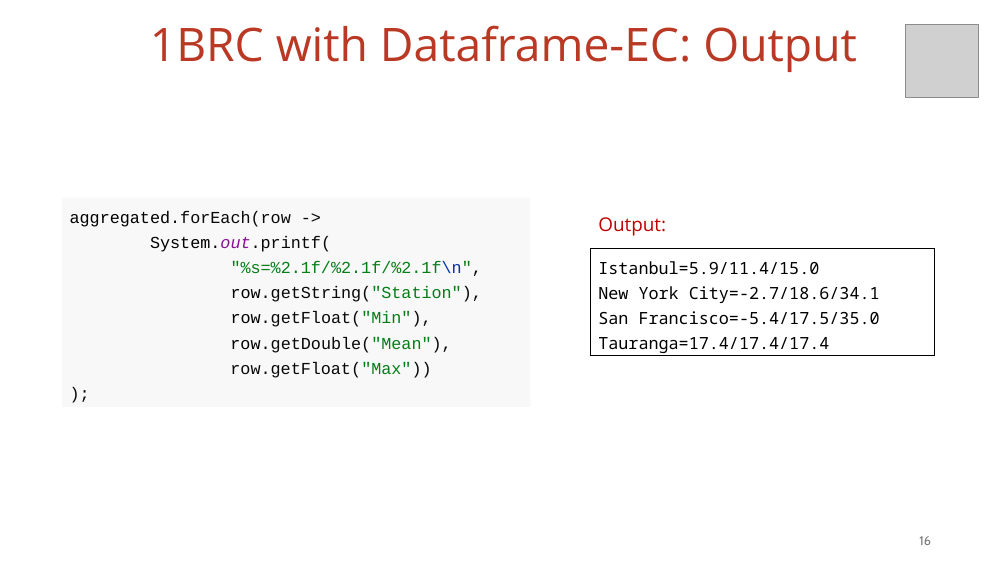
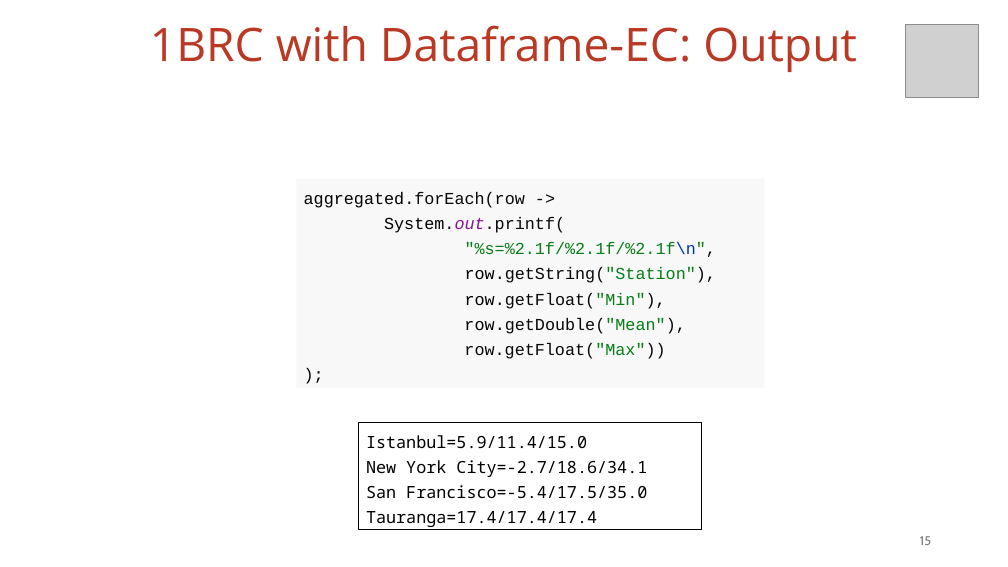
Before and after one commit to vmzakharov/missing-dataframe-talk, a slide deck: slide 15 of presentation/Missing_Dataframe_Short.pptx (slide 16 before the commit). Drawn at 1008x567 pixels with LibreOffice and Linux fonts; fonts in the diff are those of the drawing; grey boxes stand for pictures. Boxes give left, top, right and bottom in pixels: in the first picture for what was removed or moved away, otherwise in the second. Text is boxed around its words. In the diff, an @@ line names an element or a change of style, - is before the commit and + after.

```diff
--- a/presentation/Missing_Dataframe_Short.pptx
+++ b/presentation/Missing_Dataframe_Short.pptx
@@ rectangle "aggregated.forEach(row -> System.out.printf( "%s=%2.1f/%2.1f ...": place and size @@
-rectangle "aggregated.forEach(row -> System.out.printf( "%s=%2.1f/%2.1f ..." at bbox=[62, 197, 530, 407]
+rectangle "aggregated.forEach(row -> System.out.printf( "%s=%2.1f/%2.1f ..." at bbox=[296, 179, 765, 389]
@@ text removed at bbox=[598, 217, 666, 236] @@
-Output:
@@ rectangle "Istanbul=5.9/11.4/15.0": place and size @@
-rectangle "Istanbul=5.9/11.4/15.0" at bbox=[591, 249, 935, 355]
+rectangle "Istanbul=5.9/11.4/15.0" at bbox=[358, 423, 702, 529]
@@ page number at bbox=[920, 536, 931, 545]: text changed @@
-16
+15
```
Also in this commit, not shown: 19 other slides changed, 5 slides added, 1 slide removed, 1 other file.
